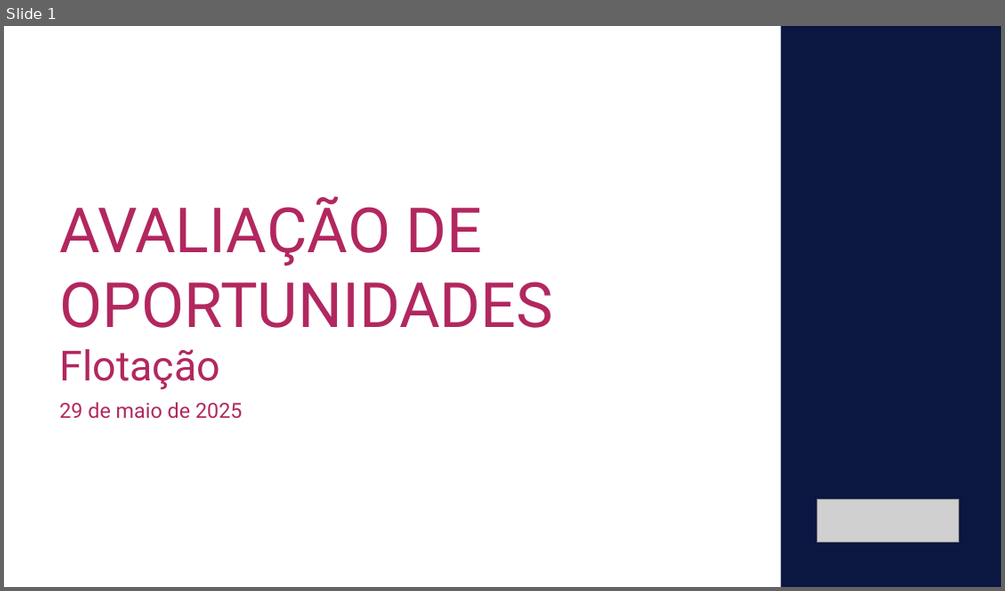
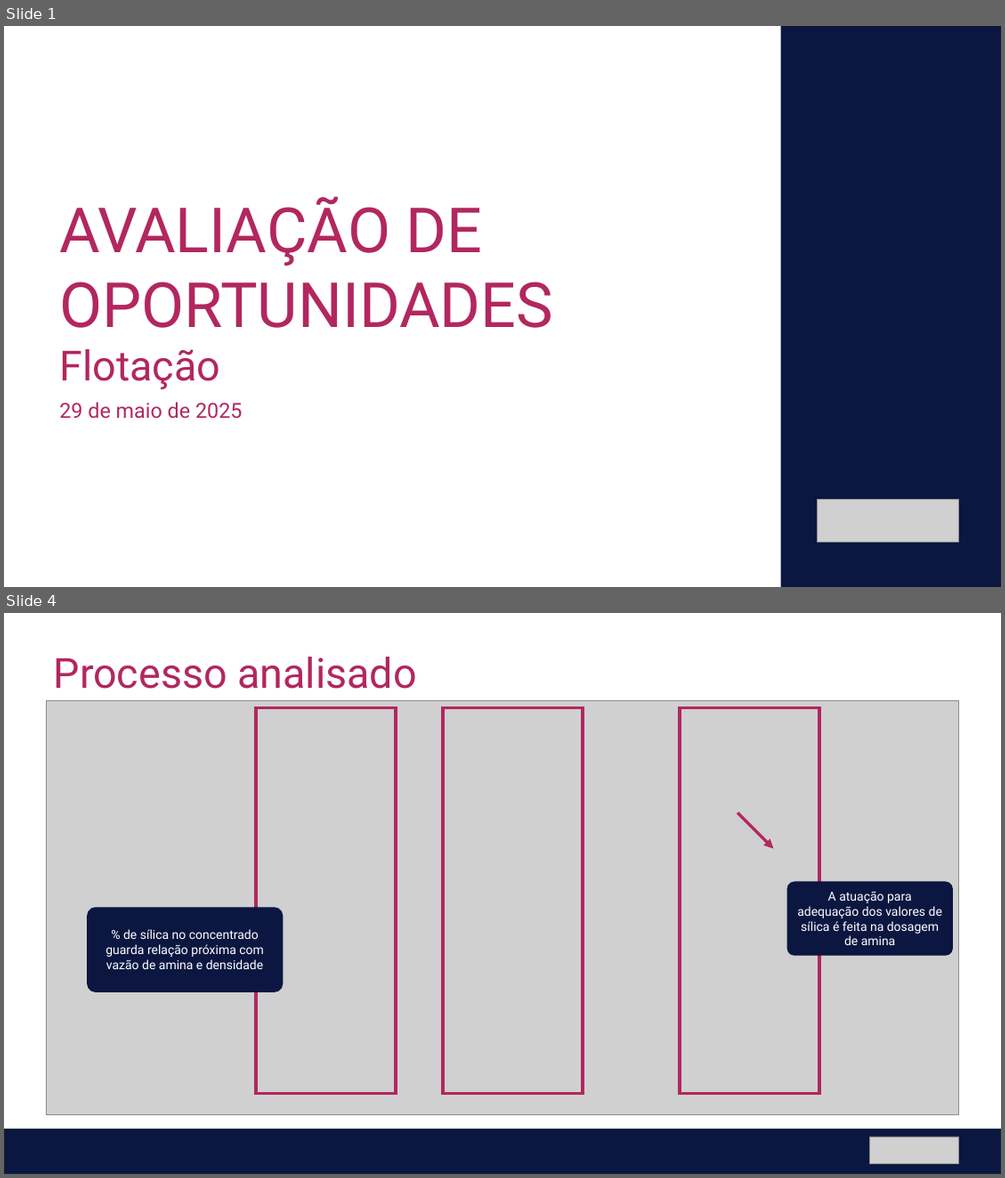
Before and after one commit to matleobor/case-ihm, a slide deck: IHM Stefanini - Análise de Oportunidade - Flotação.pptx. Shown one above the other, each under a label of ours: slide 1 before the commit, slides 1 and 4 after it; the slides between them are not shown. The pictures are 1005x591 and 1005x1178 pixels, drawn with LibreOffice and Linux fonts; fonts in the diff are those of the drawing; grey boxes stand for pictures. Boxes give left, top, right and bottom in pixels: in the first picture for what was removed or moved away, otherwise in the second. Text is boxed around its words. In the diff, an @@ line names an element or a change of style, - is before the commit and + after.

```diff
--- a/IHM Stefanini - Análise de Oportunidade - Flotação.pptx
+++ b/IHM Stefanini - Análise de Oportunidade - Flotação.pptx
@@ slide 4 added at <box>4,613,1001,1174</box>, background #FFFFFF @@
@@ text added at <box>54,657,416,689</box>, 40 pt, text #B2275F @@
+Processo analisado
@@ picture added at <box>46,701,958,1115</box> @@
@@ rectangle added at <box>256,708,396,1093</box>, outline #B2275F 3 pt @@
@@ rectangle added at <box>443,708,582,1093</box>, outline #B2275F 3 pt @@
@@ rectangle added at <box>680,708,819,1093</box>, outline #B2275F 3 pt @@
@@ arrow added from (737, 812) to (774, 849), #B2275F 3 pt @@
@@ rounded rectangle added at <box>788,882,952,955</box>, fill #0B1741, outline #0B1741 1.5 pt, 12 pt, text #FFFFFF @@
+A atuação para adequação dos valores de sílica é feita na dosagem de amina
@@ rounded rectangle added at <box>88,908,283,991</box>, fill #0B1741, outline #0B1741 1.5 pt, 12 pt, text #FFFFFF @@
+% de sílica no concentrado guarda relação próxima com vazão de amina e densidade
@@ rectangle added at <box>4,1129,1001,1174</box>, fill #0B1741, outline #092A39 1.5 pt @@
@@ picture added at <box>870,1136,959,1163</box> @@
```
Also in this commit, not shown: 1 slide changed, 12 other slides added, 1 other file.
